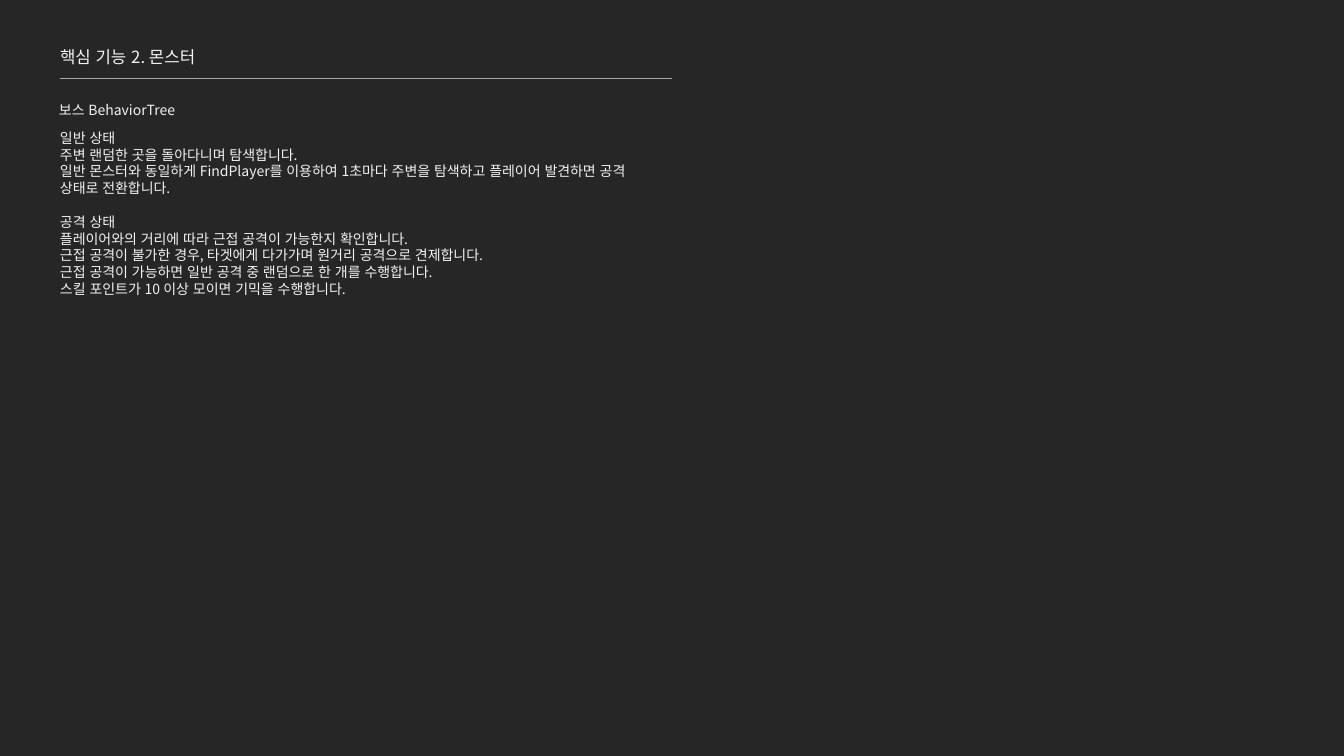
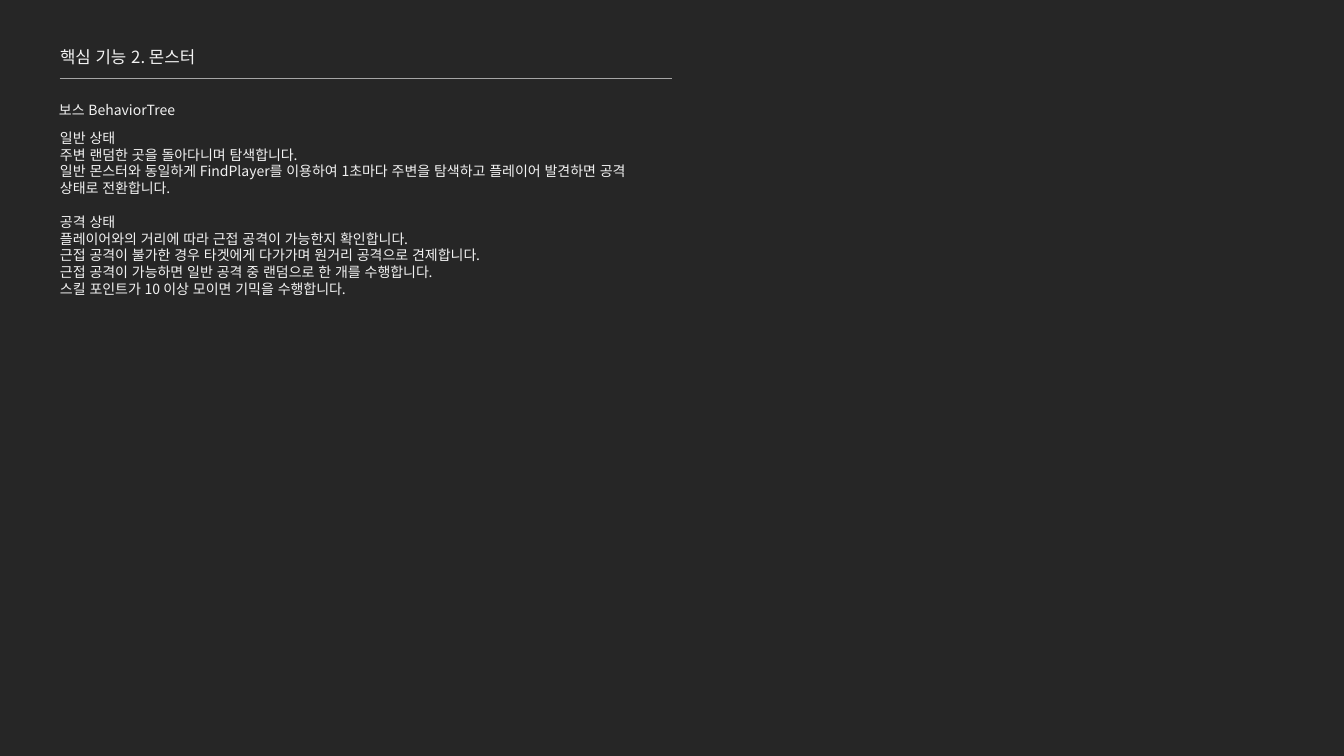
Before and after one commit to jhk0701/project-ARPGHunter, a slide deck: slide 20 of Docs/UnrealEngine_문서_김정환.pptx. Drawn at 1344x756 pixels with LibreOffice and Linux fonts; fonts in the diff are those of the drawing. Boxes give left, top, right and bottom in pixels: in the first picture for what was removed or moved away, otherwise in the second. Text is boxed around its words. In the diff, an @@ line names an element or a change of style, - is before the commit and + after.

```diff
--- a/Docs/UnrealEngine_문서_김정환.pptx
+++ b/Docs/UnrealEngine_문서_김정환.pptx
@@ text at [60,248,480,261]: text changed @@
-근접 공격이 불가한 경우, 타겟에게 다가가며 원거리 공격으로 견제합니다.
+근접 공격이 불가한 경우 타겟에게 다가가며 원거리 공격으로 견제합니다.
```
Also in this commit, not shown: 5 other slides changed, 7 other files.
